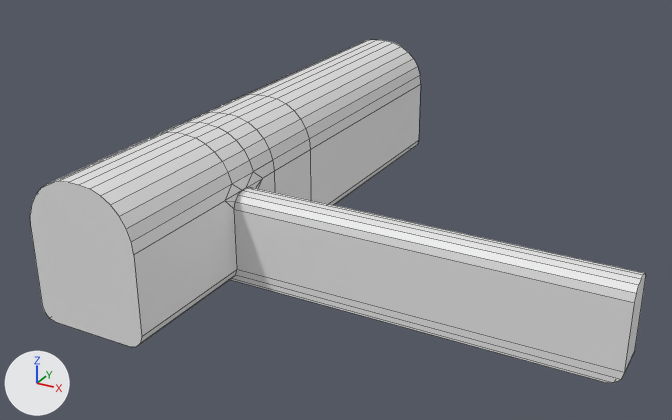
One commit to the FBX model Submarine-game/Assets/Models/env/topside2env.fbx: the scene before it, then after it.
Before and after are seen from a 50 mm lens placed at (18.6, -28.1, 15.0), pointed at (4.0, -1.7, 1.8). Every picture has the same lights, and +X, +Y and +Z are marked at lower left. Mesh edges are drawn as thin lines.
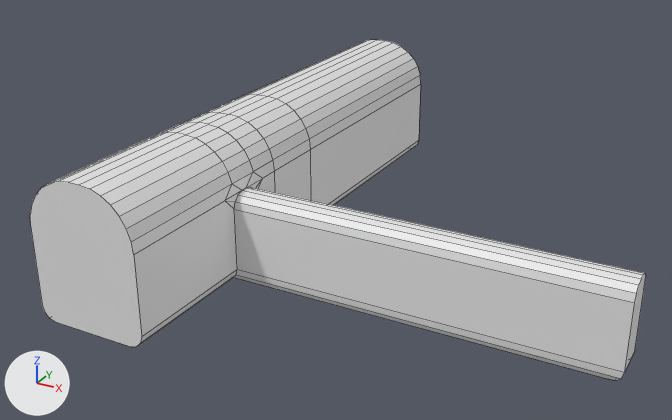
Changed parts and their boxes (x1, y1, x2, y2) in the pictures (672 x 420 px; the box of a moved part takes in the faces that stretch with it):
'Cube.002', reshaped
    before: (30, 40, 646, 383)
    after: (30, 40, 646, 381)
part 1 of me_cube_004, moved or reshaped
    before: (139, 275, 621, 383)
    after: (139, 275, 621, 381)
part 2 of me_cube_004, shading changed
    both: (30, 40, 646, 378)

The edits, one by one:
me_cube_004 has 168 vertices, 144 faces and spans x -2.0..15.0, y -10.0..10.0, z 0.0..5.0.
me_cube_004 is used by ob_cube_002; location (0.0, 0.0, 0.0).
Part 1, on me_cube_004:
Vertex 81 of me_cube_004 moves from (1.8, -5.0, 0.1) at pixel (231, 278) to (1.8, -4.9, 0.1) at pixel (233, 277).
Vertex 94 of me_cube_004 moves from (1.5, -5.0, 0.0) to (1.5, -4.8, 0.0).
Vertex 128 of me_cube_004 moves from (1.8, -3.8, 0.1) to (1.8, -3.9, 0.1).
Vertex 140 of me_cube_004 moves from (1.5, -3.8, 0.0) to (1.5, -4.0, 0.0).
Vertex 141 of me_cube_004 moves from (14.8, -3.8, 0.1) to (14.8, -3.9, 0.1).
Vertex 142 of me_cube_004 moves from (14.8, -5.0, 0.1) at pixel (613, 382) to (14.8, -4.9, 0.1) at pixel (614, 380).
Vertex 147 of me_cube_004 moves from (14.5, -5.0, 0.0) at pixel (605, 382) to (14.5, -4.8, 0.0) at pixel (606, 378).
Vertex 148 of me_cube_004 moves from (14.5, -3.8, 0.0) to (14.5, -4.0, 0.0).
me_cube_004 part 2: edges marked sharp go from 209 to 215.
